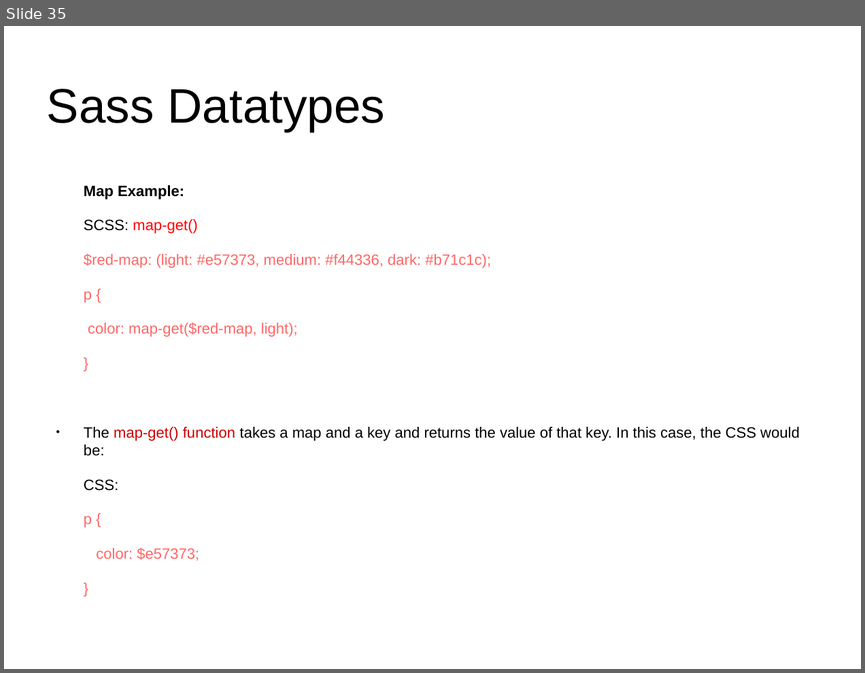
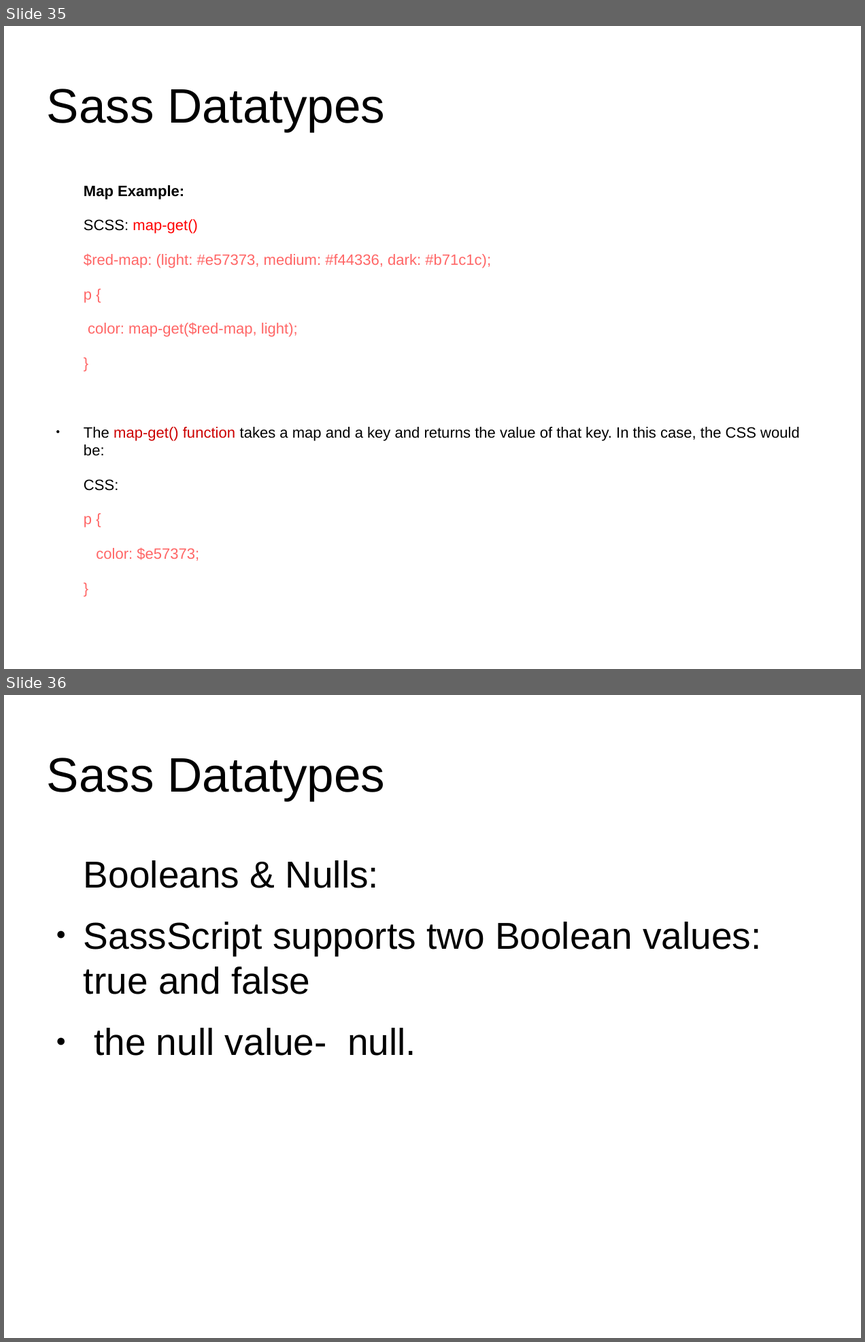
Before and after one commit to anumsh/SASS-Basics, a slide deck: SASS_basics.odp. Shown one above the other, each under a label of ours: slide 35 before the commit, slides 35 and 36 after it. The pictures are 865x673 and 865x1342 pixels, drawn with LibreOffice and Linux fonts; fonts in the diff are those of the drawing; background and template pictures are left out. Boxes give left, top, right and bottom in pixels: in the first picture for what was removed or moved away, otherwise in the second. Text is boxed around its words. In the diff, an @@ line names an element or a change of style, - is before the commit and + after.

```diff
--- a/SASS_basics.odp
+++ b/SASS_basics.odp
@@ slide 36 added at <box>4,695,861,1338</box>, background #FFFFFF @@
@@ title added at <box>47,758,385,800</box>, 44.8 pt, text #000000 @@
+Sass Datatypes
@@ text added at <box>84,860,761,1055</box>, 34.7 pt, text #000000 @@
+Booleans & Nulls:
+● SassScript supports two Boolean values: true and false
+● the null value- null.
```
Also in this commit, not shown: 1 other slide added.
